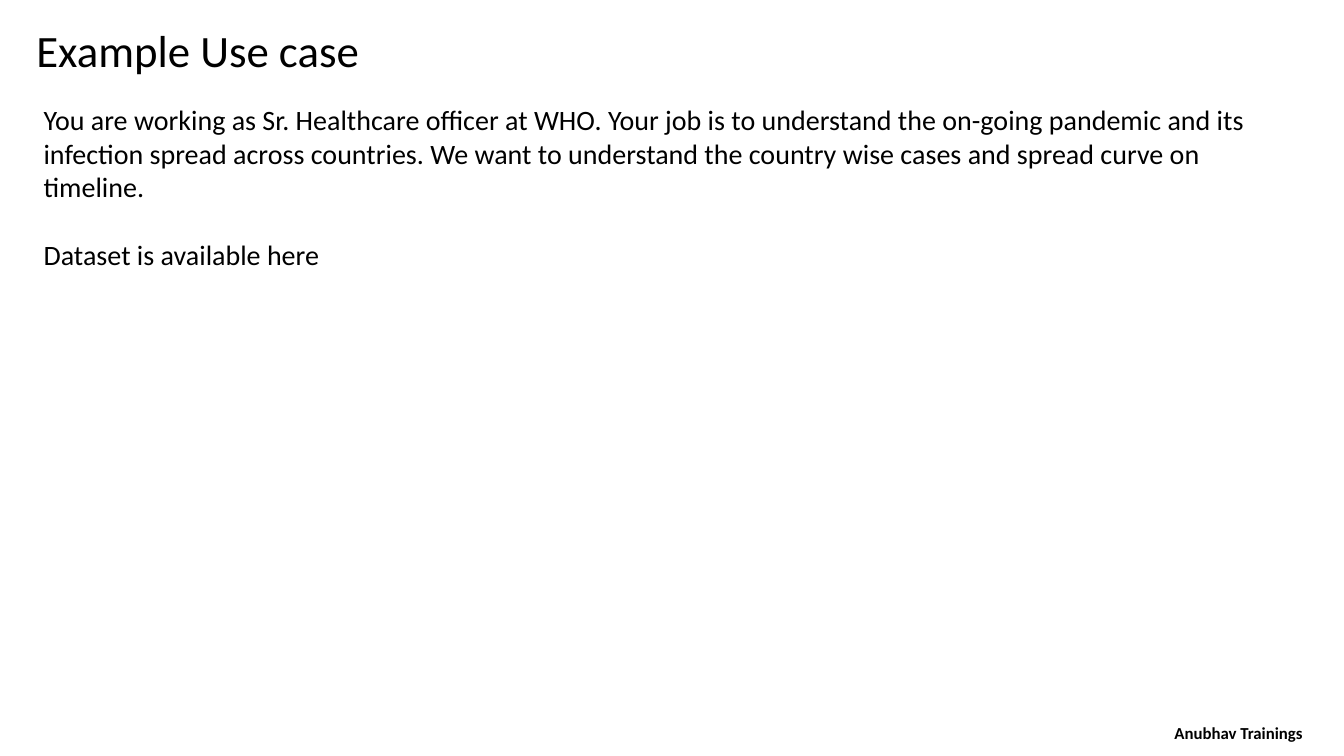
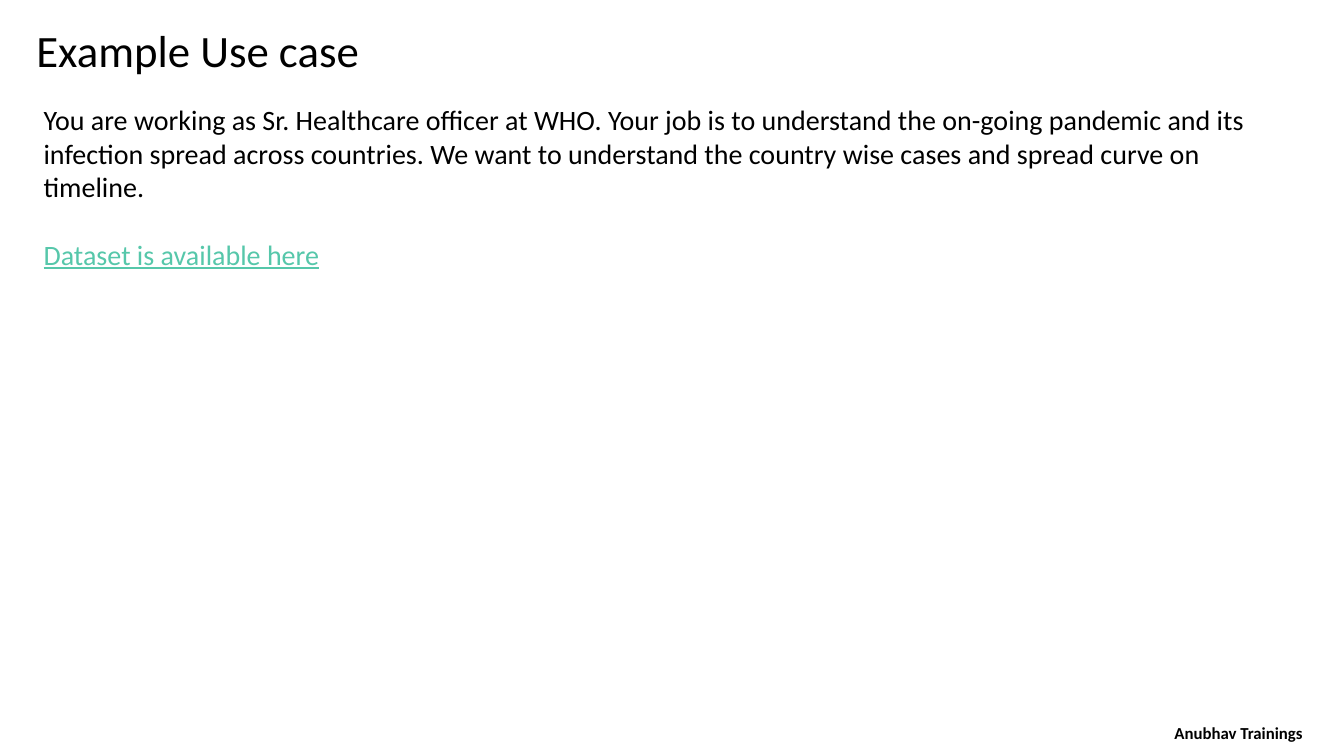
Before and after one commit to samui5/saccorptraining, a slide deck: slide 24 of day 1/SAC_Training Day 1.pptx. Drawn at 1344x756 pixels with LibreOffice and Linux fonts; fonts in the diff are those of the drawing. Boxes give left, top, right and bottom in pixels: in the first picture for what was removed or moved away, otherwise in the second. Text is boxed around its words. In the diff, an @@ line names an element or a change of style, - is before the commit and + after.

```diff
--- a/day 1/SAC_Training Day 1.pptx
+++ b/day 1/SAC_Training Day 1.pptx
@@ text at [44, 245, 319, 269]: text colour #000000 to #56C7AA, underline on in "Dataset is available here" @@
```
Also in this commit, not shown: 1 other slide changed, 4 other files.
